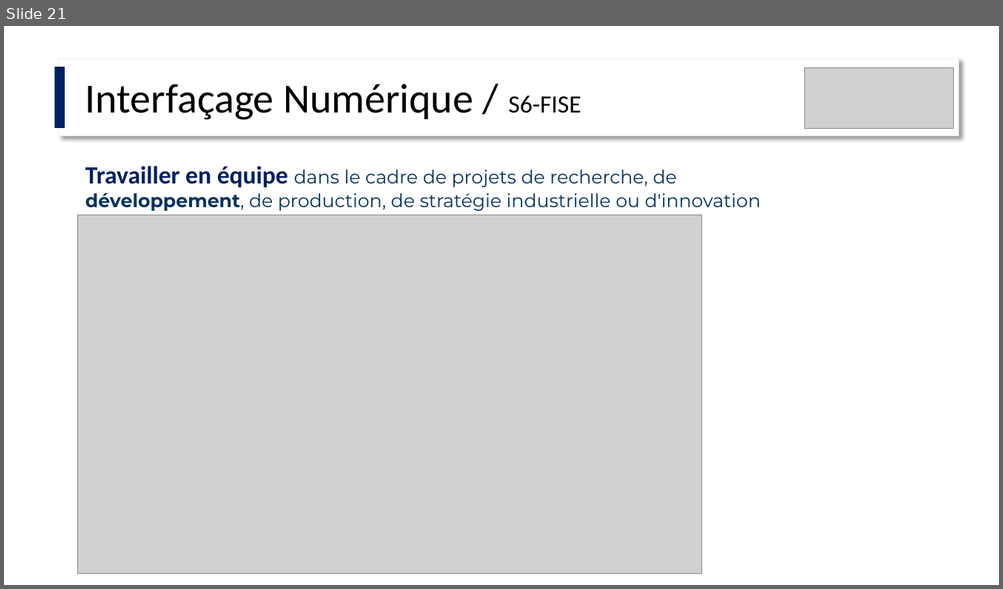
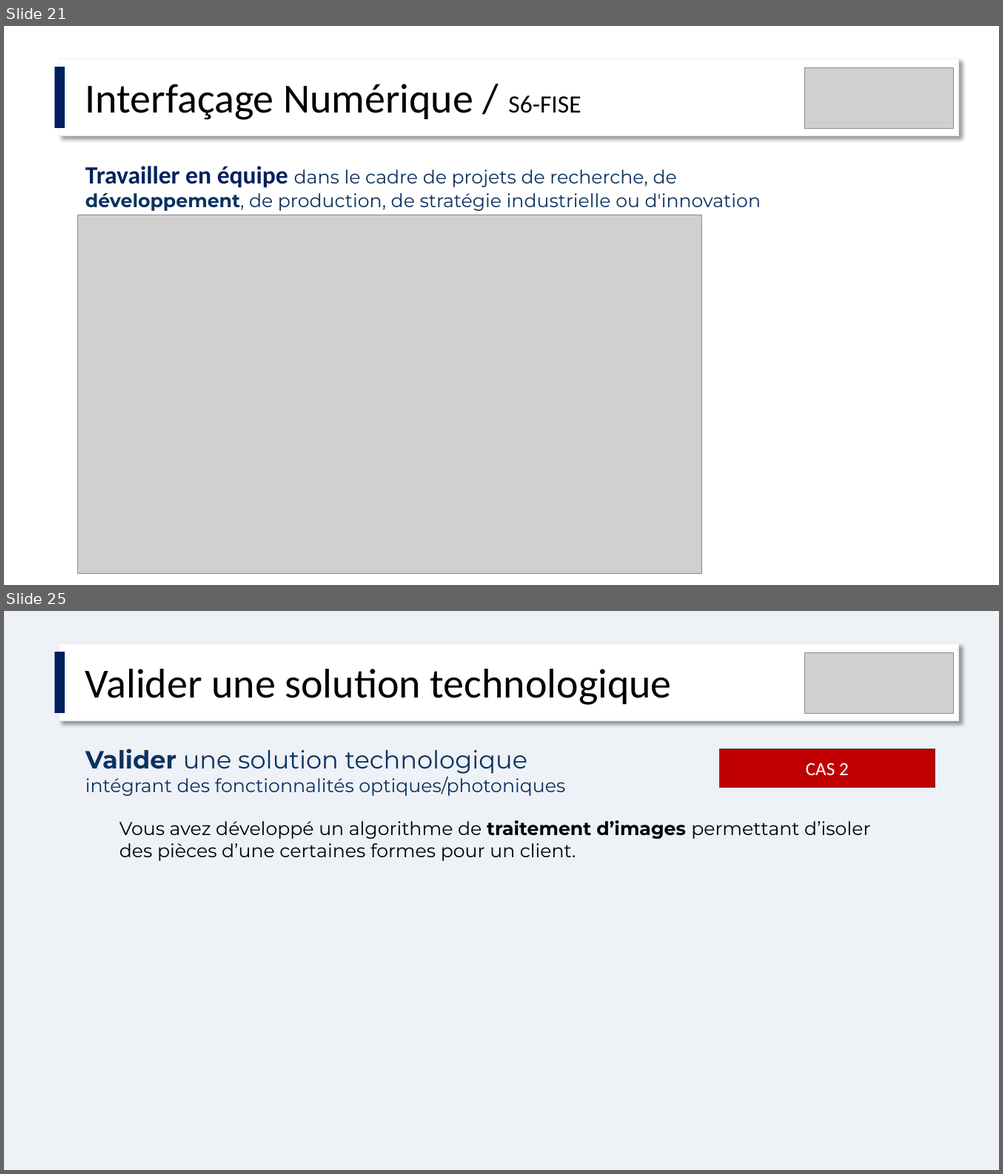
Before and after one commit to IOGS-Digital-Methods/semester-6, a slide deck: InterfacageNumerique/APC/S6_IntNum_APC.pptx. Shown one above the other, each under a label of ours: slide 21 before the commit, slides 21 and 25 after it; the slides between them are not shown. The pictures are 1003x589 and 1003x1174 pixels, drawn with LibreOffice and Linux fonts; fonts in the diff are those of the drawing; grey boxes stand for pictures. Boxes give left, top, right and bottom in pixels: in the first picture for what was removed or moved away, otherwise in the second. Text is boxed around its words. In the diff, an @@ line names an element or a change of style, - is before the commit and + after.

```diff
--- a/InterfacageNumerique/APC/S6_IntNum_APC.pptx
+++ b/InterfacageNumerique/APC/S6_IntNum_APC.pptx
@@ slide 25 added at [4, 611, 999, 1170], background #EEF1F6 @@
@@ rectangle added at [55, 652, 65, 713], fill #002060 @@
@@ rectangle added at [60, 644, 959, 721], fill #FFFFFF, outline #F2F2F2 1 pt @@
@@ picture added at [805, 652, 954, 714] @@
@@ text added at [85, 669, 671, 705], 40 pt, text #000000 @@
+Valider une solution technologique
@@ text added at [85, 749, 565, 796], 18 pt, text #0A3260 @@
+Valider une solution technologique
+intégrant des fonctionnalités optiques/photoniques
@@ rectangle added at [720, 749, 935, 788], fill #C00000, outline #574249 1 pt, 18 pt, text #FFFFFF @@
+CAS 2
@@ text added at [119, 820, 870, 861], 18 pt, text #000000 @@
+Vous avez développé un algorithme de traitement d’images permettant d’isoler des pièces d’une certaines formes pour un client.
```
Also in this commit, not shown: 6 slides changed, 4 other slides added, 2 other files.
